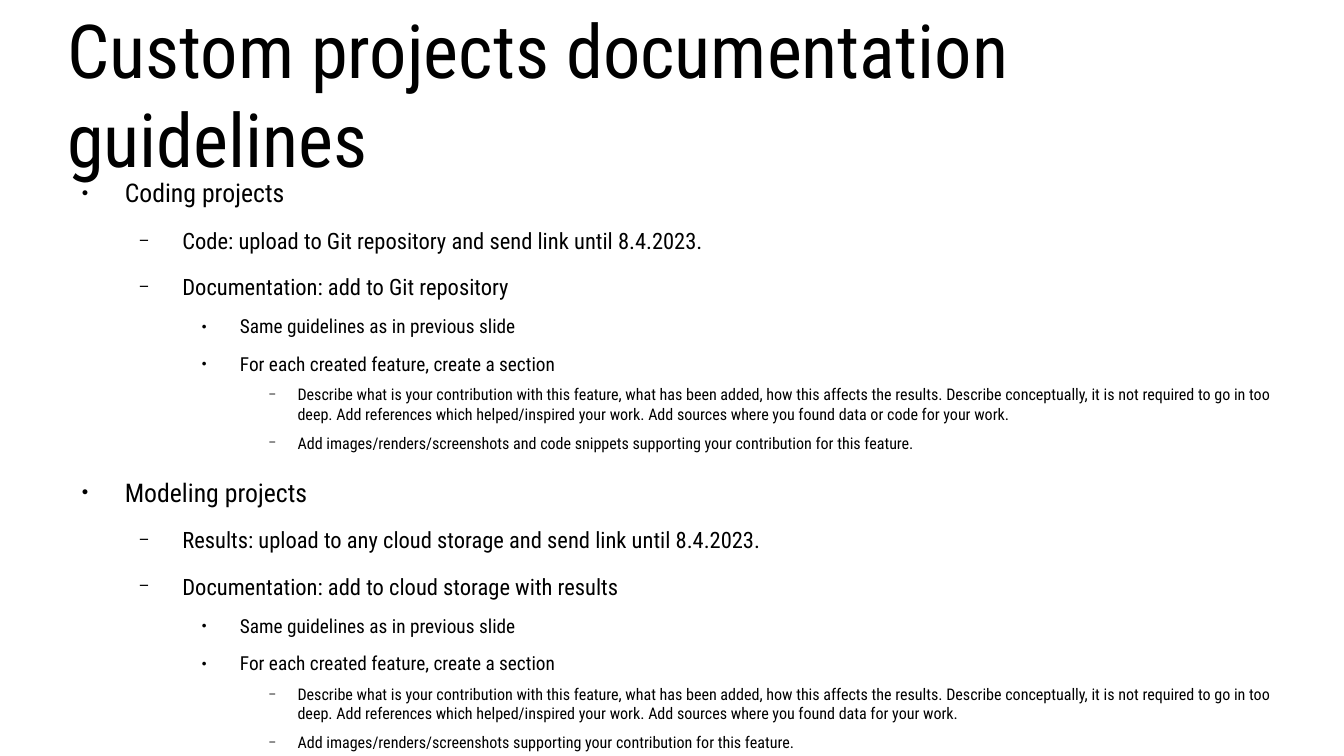
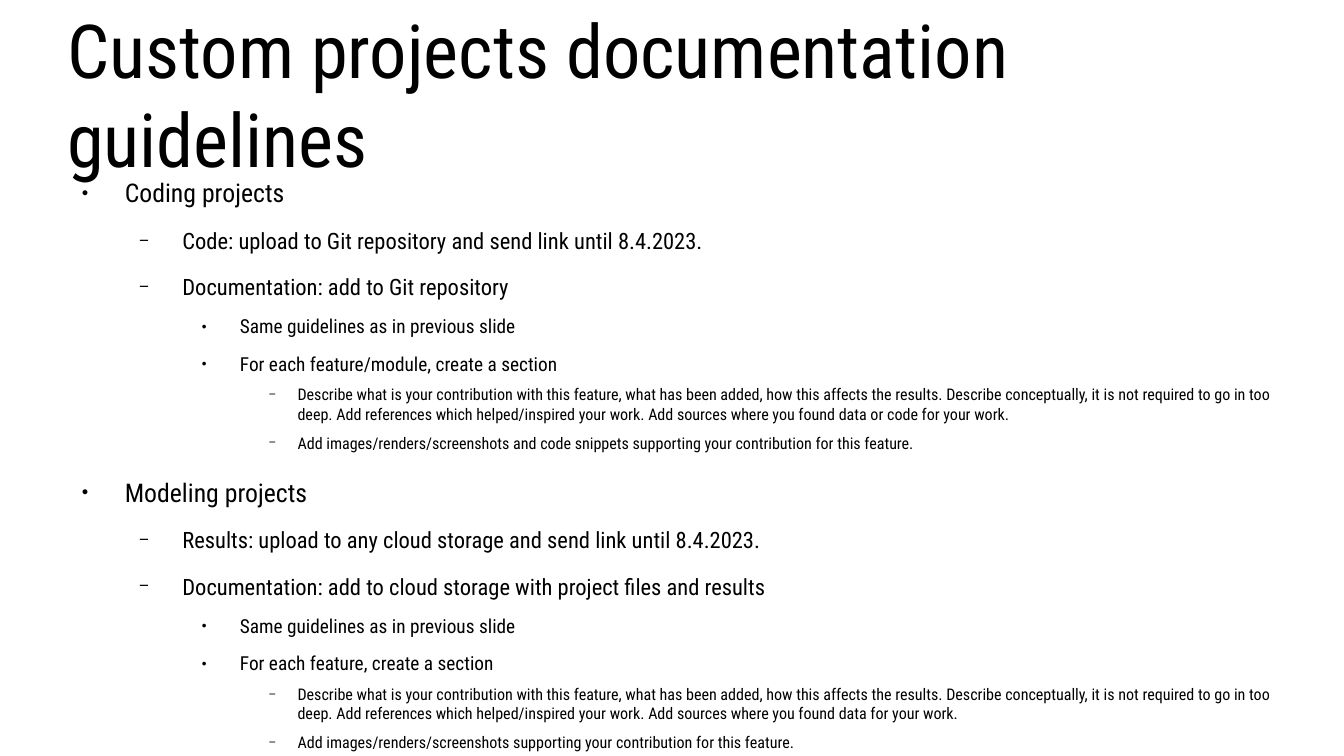
Before and after one commit to lorentzo/IntroductionToComputerGraphics, a slide deck: slide 4 of news/2_news_8_2_2023/news_8_2_2023.odp. Drawn at 1344x756 pixels with LibreOffice and Linux fonts; fonts in the diff are those of the drawing. Boxes give left, top, right and bottom in pixels: in the first picture for what was removed or moved away, otherwise in the second. Text is boxed around its words. In the diff, an @@ line names an element or a change of style, - is before the commit and + after.

```diff
--- a/news/2_news_8_2_2023/news_8_2_2023.odp
+++ b/news/2_news_8_2_2023/news_8_2_2023.odp
@@ text at <box>240,356,557,374</box>: text changed @@
-    ● For each created feature, create a section
+    ● For each feature/module, create a section
@@ text at <box>182,578,765,600</box>: text changed @@
-  − Documentation: add to cloud storage with results
+  − Documentation: add to cloud storage with project files and results
@@ text at <box>240,655,494,673</box>: text changed @@
-    ● For each created feature, create a section
+    ● For each feature, create a section
```
Also in this commit, not shown: 3 other slides changed, 4 other files.
